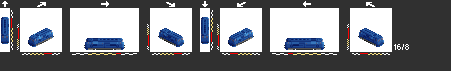
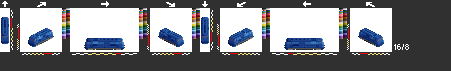
Comparing the layer stacks of the two (451, 71) images. Changes:
painted on "mz1" over [62, 8, 347, 39]
